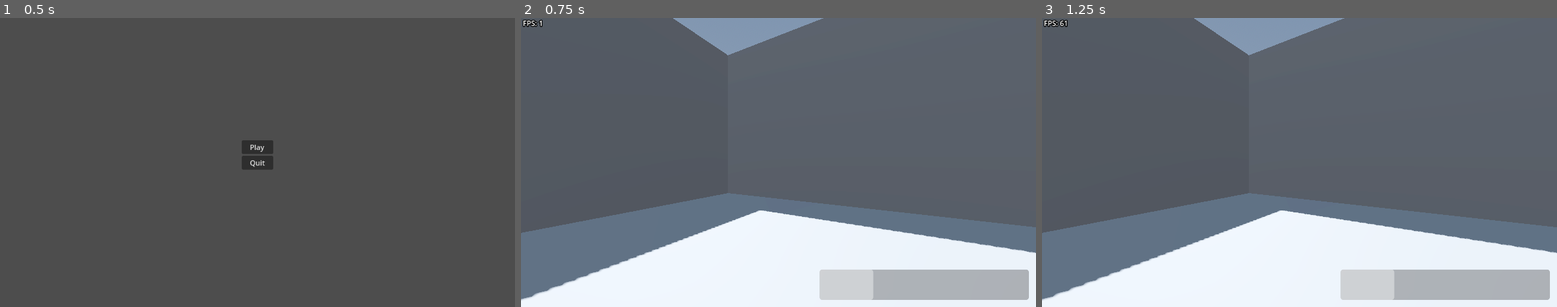
Above: before the commit, frames 1-3 (left to right).
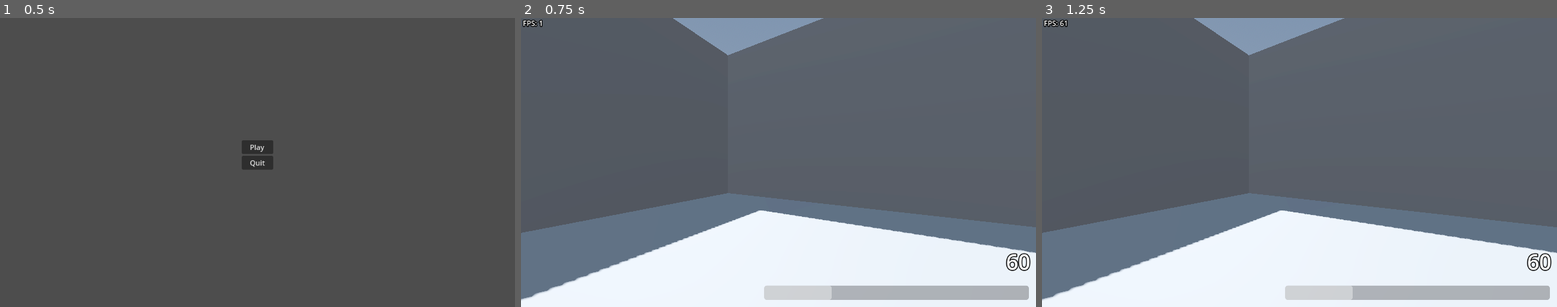
Above: after the commit, the same moments.

Repository: CactusHertz/gd-ui-test
Game: Godot game, scene res://menu.tscn
The game is run twice, just before and just after one commit, with the same random seed, the same clock (stepped at 60 frames per second) and the same inputs.
Inputs:
- Up to frame 1 (0.5 s): no input
- Up to frame 2 (0.75 s): click "Play" at 0.5 s
- Up to frame 3 (1.25 s): no input

Frame 1 is identical in both runs. In frame 2, 3.3% of the frame differs, in the area x 47-99%, y 81-98%; in frame 3, 3.3%.

Commit message:
Add label and vbox alignment

Diff:
--- a/level.tscn
+++ b/level.tscn
@@ -50,27 +50,6 @@
 text = "FPS: "
 script = ExtResource("1_v056g")
 
-[node name="MarginContainer" type="MarginContainer" parent="CanvasLayer"]
-anchors_preset = 3
-anchor_left = 1.0
-anchor_top = 1.0
-anchor_right = 1.0
-anchor_bottom = 1.0
-offset_left = -500.0
-offset_top = -100.0
-grow_horizontal = 0
-grow_vertical = 0
-theme_override_constants/margin_left = 16
-theme_override_constants/margin_top = 16
-theme_override_constants/margin_right = 16
-theme_override_constants/margin_bottom = 16
-
-[node name="ProgressBar" type="ProgressBar" parent="CanvasLayer/MarginContainer"]
-layout_mode = 2
-size_flags_vertical = 1
-value = 25.0
-show_percentage = false
-
 [node name="Panel" type="Panel" parent="CanvasLayer"]
 visible = false
 anchors_preset = 3
@@ -82,3 +61,37 @@
 offset_top = -50.0
 grow_horizontal = 0
 grow_vertical = 0
+
+[node name="VBoxContainer" type="VBoxContainer" parent="CanvasLayer"]
+custom_minimum_size = Vector2(0, 100)
+anchors_preset = 3
+anchor_left = 1.0
+anchor_top = 1.0
+anchor_right = 1.0
+anchor_bottom = 1.0
+offset_left = -624.0
+offset_top = -100.0
+grow_horizontal = 0
+grow_vertical = 0
+
+[node name="Speed" type="Label" parent="CanvasLayer/VBoxContainer"]
+layout_mode = 2
+theme_override_colors/font_outline_color = Color(0, 0, 0, 1)
+theme_override_constants/outline_size = 8
+theme_override_font_sizes/font_size = 48
+text = "60 "
+horizontal_alignment = 2
+
+[node name="MarginContainer" type="MarginContainer" parent="CanvasLayer/VBoxContainer"]
+custom_minimum_size = Vector2(0, 64)
+layout_mode = 2
+theme_override_constants/margin_left = 16
+theme_override_constants/margin_top = 16
+theme_override_constants/margin_right = 16
+theme_override_constants/margin_bottom = 16
+
+[node name="ProgressBar" type="ProgressBar" parent="CanvasLayer/VBoxContainer/MarginContainer"]
+layout_mode = 2
+size_flags_vertical = 1
+value = 25.0
+show_percentage = false
